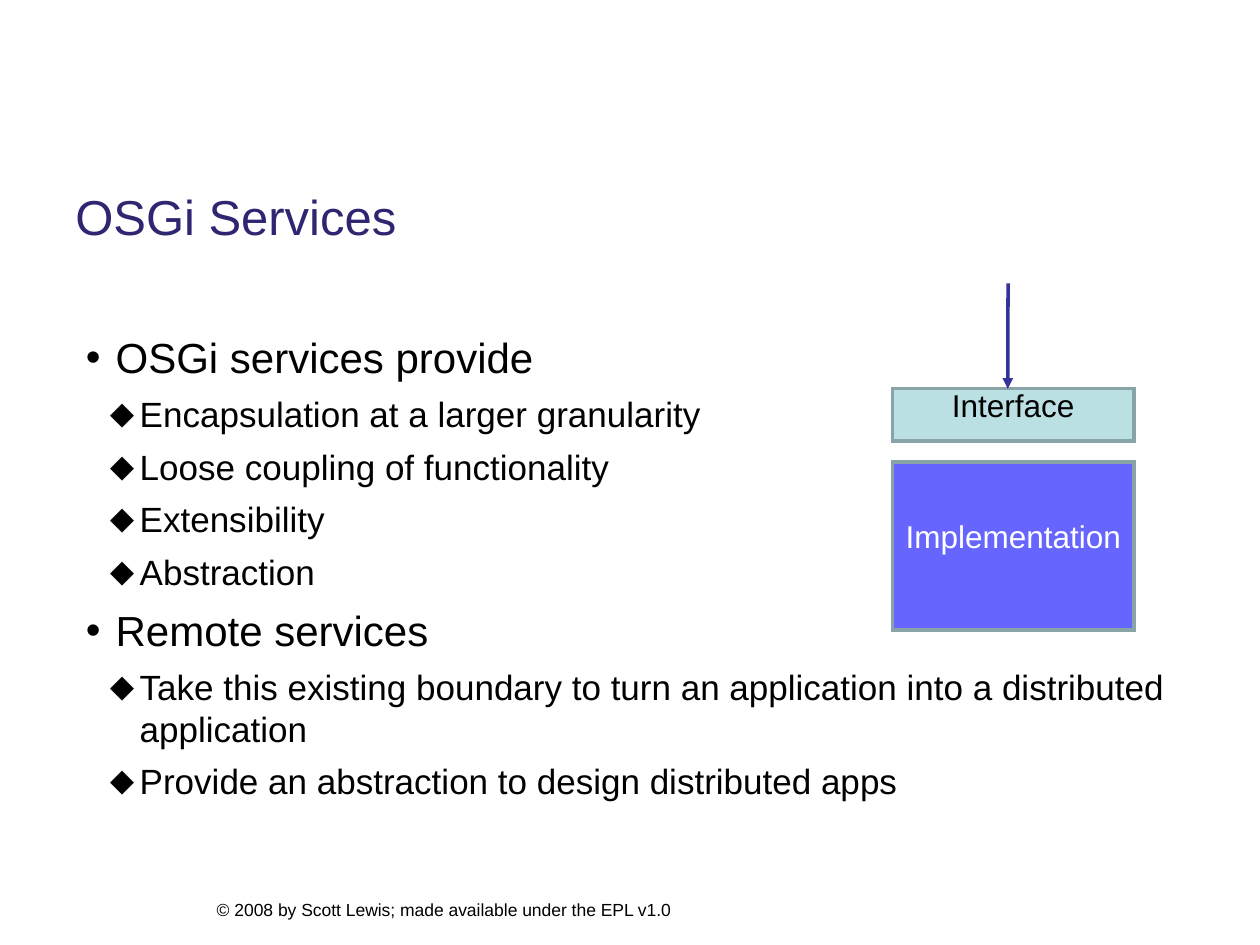
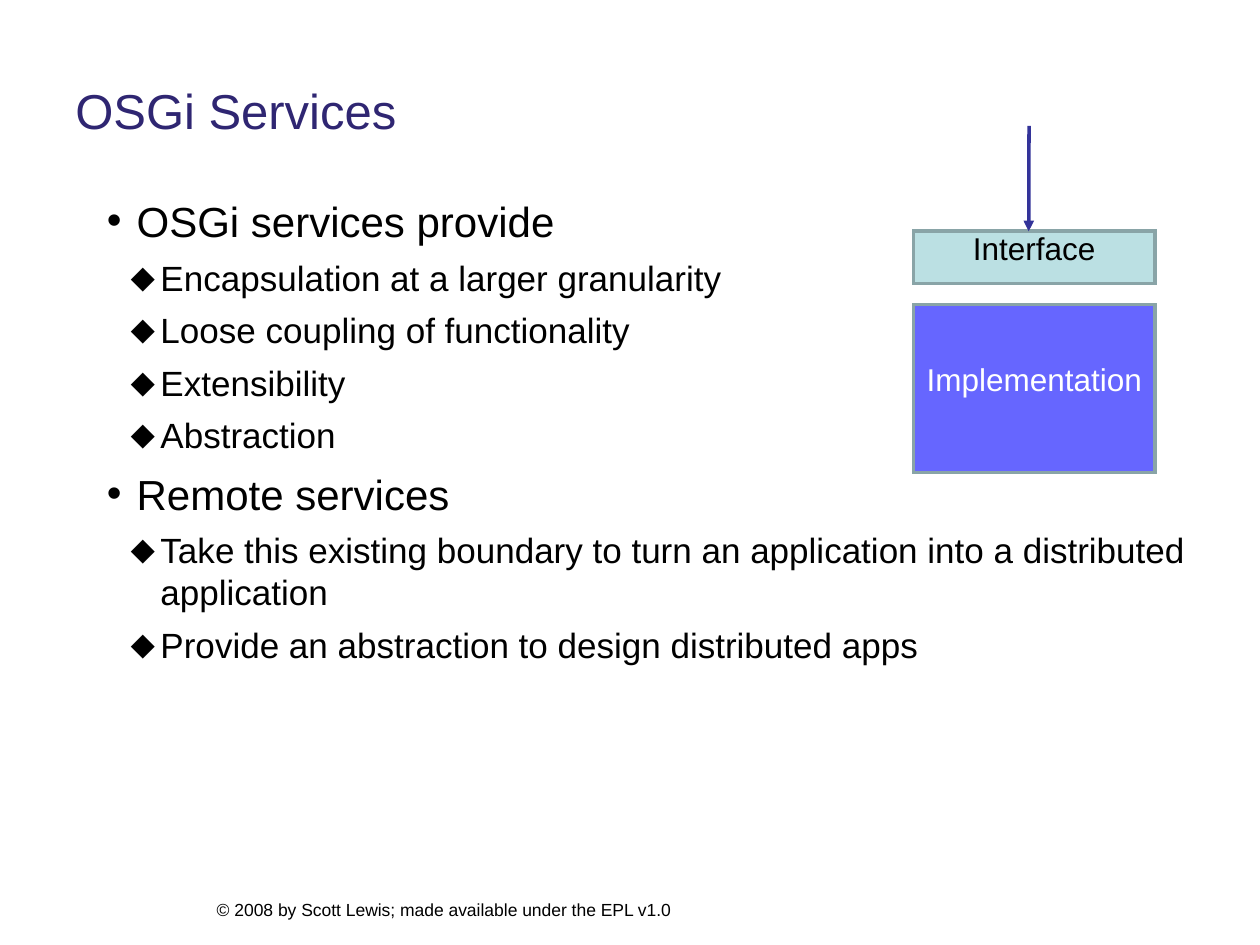
Before and after one commit to eclipse/ecf-website, a slide deck: slide 6 of presentations/eclipsedayatgoogleplex2008/ecf_overview_slewis.ppt. Drawn at 1260x945 pixels with LibreOffice and Linux fonts; fonts in the diff are those of the drawing; background and template pictures are left out. Boxes give left, top, right and bottom in pixels: in the first picture for what was removed or moved away, otherwise in the second. Text is boxed around its words. In the diff, an @@ line names an element or a change of style, - is before the commit and + after.

```diff
--- a/presentations/eclipsedayatgoogleplex2008/ecf_overview_slewis.ppt
+++ b/presentations/eclipsedayatgoogleplex2008/ecf_overview_slewis.ppt
@@ text "OSGi Services": place and size @@
-text "OSGi Services" at bbox=[75, 199, 397, 236]
+text "OSGi Services" at bbox=[75, 93, 397, 130]
@@ text "OSGi Services" at bbox=[75, 93, 397, 130]: line spacing 0.25 to 1 @@
@@ arrow moved from (1008, 284) - (1008, 389) to (1029, 126) - (1028, 232) @@
@@ text "OSGi services provide": place and size @@
-text "OSGi services provide" at bbox=[116, 342, 1164, 801]
+text "OSGi services provide" at bbox=[137, 206, 1185, 665]
@@ rectangle "Interface": place and size @@
-rectangle "Interface" at bbox=[892, 388, 1134, 441]
+rectangle "Interface" at bbox=[914, 231, 1155, 284]
@@ rectangle "Implementation": place and size @@
-rectangle "Implementation" at bbox=[892, 462, 1134, 630]
+rectangle "Implementation" at bbox=[914, 305, 1155, 472]
```
Also in this commit, not shown: 12 other slides changed, 1 other file.
